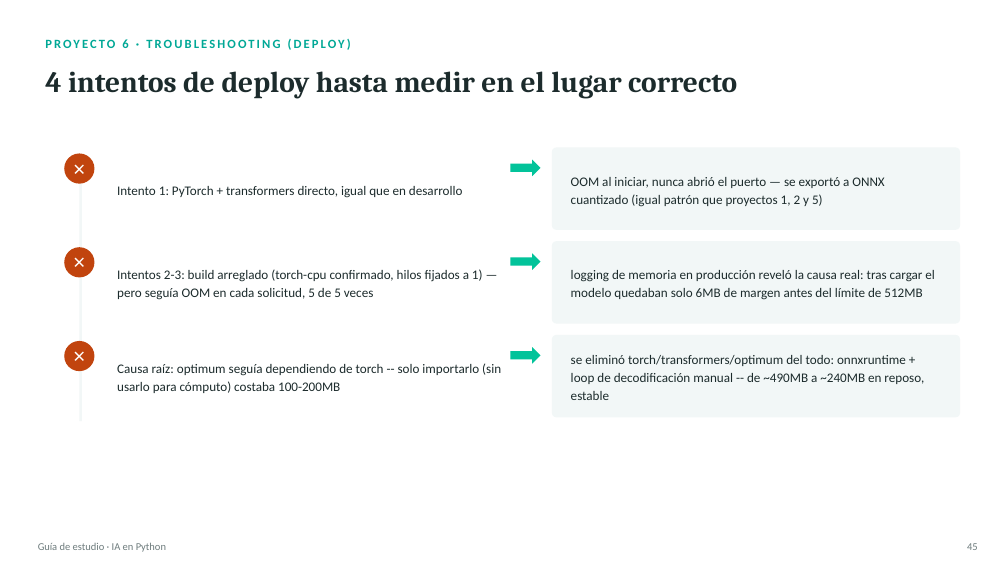
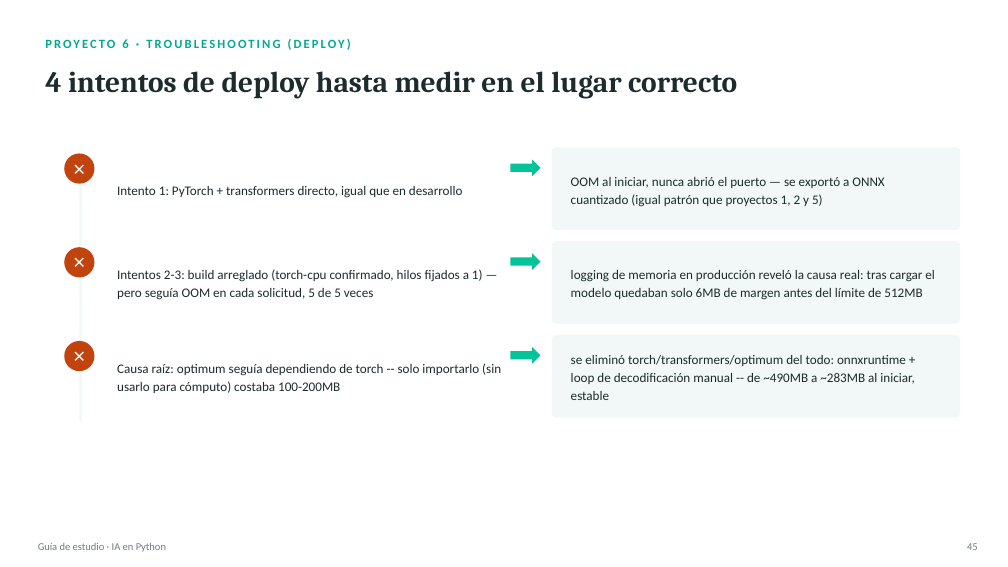
Before and after one commit to NicoDevGod/ai-portfolio, a slide deck: slide 51 of public/downloads/seis-proyectos-de-ia.pptx. Drawn at 1008x567 pixels with LibreOffice and Linux fonts; fonts in the diff are those of the drawing. Boxes give left, top, right and bottom in pixels: in the first picture for what was removed or moved away, otherwise in the second. Text is boxed around its words. In the diff, an @@ line names an element or a change of style, - is before the commit and + after.

```diff
--- a/public/downloads/seis-proyectos-de-ia.pptx
+++ b/public/downloads/seis-proyectos-de-ia.pptx
@@ text at <box>571,355,914,400</box>: text changed @@
-se eliminó torch/transformers/optimum del todo: onnxruntime + loop de decodificación manual -- de ~490MB a ~240MB en reposo, estable
+se eliminó torch/transformers/optimum del todo: onnxruntime + loop de decodificación manual -- de ~490MB a ~283MB al iniciar, estable
```
Also in this commit, not shown: 1 other slide changed, 2 other files.
